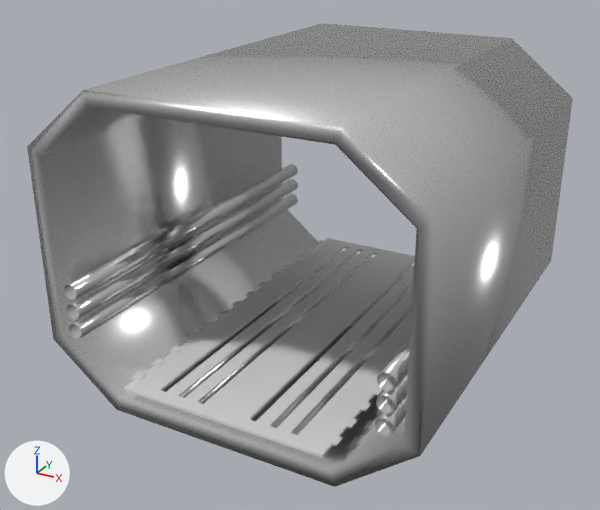
A saved change to the Blender file Content/Assets/Tron_Flat.blend.
Before and after are seen from a camera (50 mm lens) standing at (25.8, -36.0, 30.6) and looking at (-1.1, 12.9, 6.1). The lights are fixed; the arrows at lower left show +X, +Y and +Z. Objects named as collision shapes, trigger or cutter boxes, shadow casters or lower levels of detail are left out.

Script lines for the objects in view, before the commit:
```python
ob_cylinder = bpy.data.objects.new('Cylinder', me_cylinder)
ob_cylinder.location = (0.0, 0.0, 0.0)
ob_plane_001 = bpy.data.objects.new('Plane.001', me_plane_004)
ob_plane_001.location = (0.0, 0.0, 0.0)
ob_plane_001.scale = (7.5, 15.0, 1.0)
ob_scifi_flat_cube_001 = bpy.data.objects.new('SciFi_Flat_Cube_001', me_cube)
ob_scifi_flat_cube_001.location = (0.0, 0.0, 0.0)
# also in view: 'Plane.002' at (0.0, 15.2, 0.0)
```
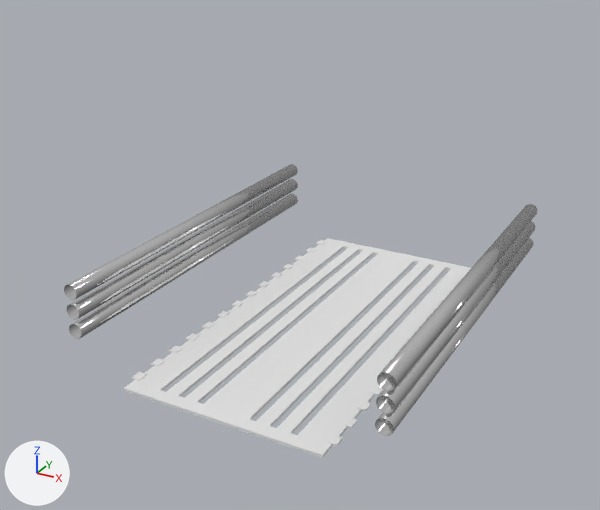
The change, as a list of edits to the scene's bpy script:
```text
Change ob_scifi_flat_cube_001:
    add ob_scifi_flat_cube_001.hide_set(True)
```

What differs and where, as boxes (x1, y1, x2, y2) in the pictures (600 x 510 px):
'SciFi_Flat_Cube_001', hidden: before (27, 23, 573, 487)
